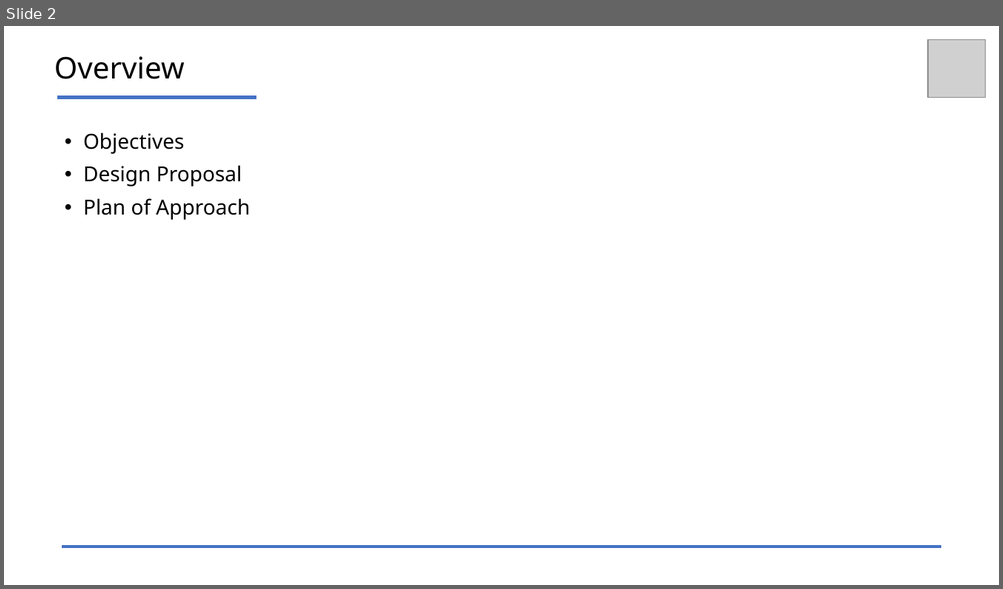
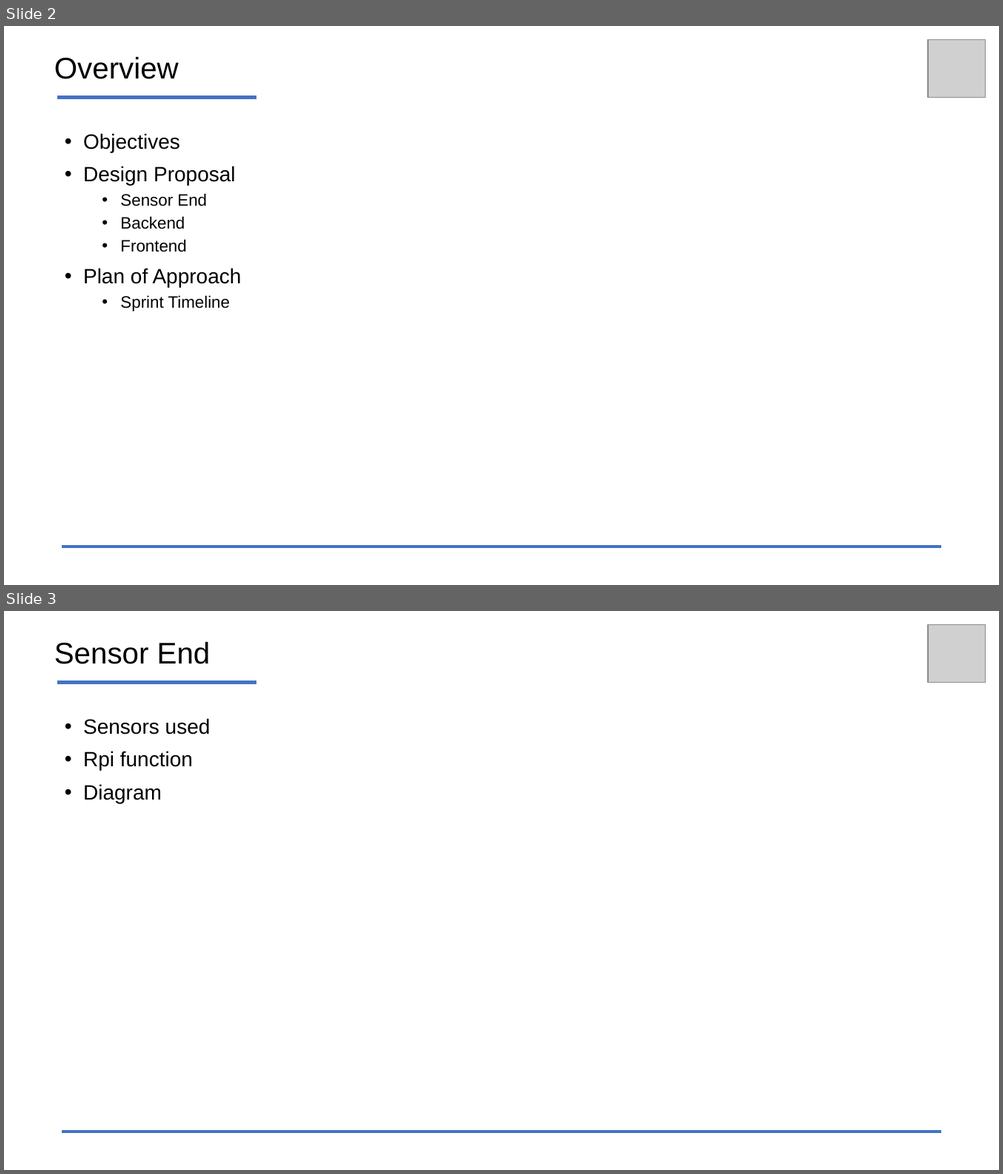
Before and after one commit to DevHSA/HealthMonitor, a slide deck: MidReview.pptx. Shown one above the other, each under a label of ours: slide 2 before the commit, slides 2 and 3 after it. The pictures are 1003x589 and 1003x1174 pixels, drawn with LibreOffice and Linux fonts; fonts in the diff are those of the drawing; grey boxes stand for pictures. Boxes give left, top, right and bottom in pixels: in the first picture for what was removed or moved away, otherwise in the second. Text is boxed around its words. In the diff, an @@ line names an element or a change of style, - is before the commit and + after.

```diff
--- a/MidReview.pptx
+++ b/MidReview.pptx
@@ slide 3 added at <box>4,611,999,1170</box>, background #FFFFFF @@
@@ picture added at <box>928,624,985,682</box> @@
@@ title added at <box>54,641,210,664</box>, 28.8 pt, text #000000 @@
+Sensor End
@@ line added from (57, 683) to (256, 683), #4472C4 3 pt @@
@@ text added at <box>83,718,210,803</box>, 20 pt, text #000000 @@
+• Sensors used
+• Rpi function
+• Diagram
@@ line added from (62, 1133) to (941, 1133), #4472C4 3 pt @@
@@ slide 2 changed as well @@
@@ title "Overview" at <box>54,56,179,79</box>: font Noto Sans to Arial @@
@@ text at <box>83,133,242,287</box>: font Noto Sans to Arial in "Objectives", "Design Proposal", "Plan of Approach" @@
@@ text at <box>120,193,207,252</box>: paragraphs added @@
+  • Sensor End
+  • Backend
+  • Frontend
@@ text at <box>120,295,230,312</box>: paragraph added @@
+  • Sprint Timeline
```
Also in this commit, not shown: 1 other slide changed, 3 other slides added.
